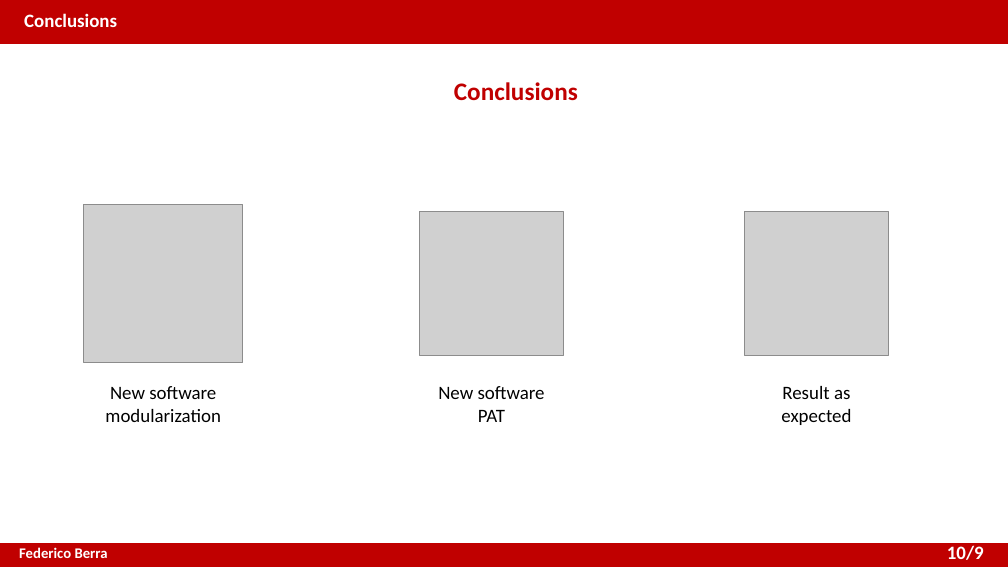
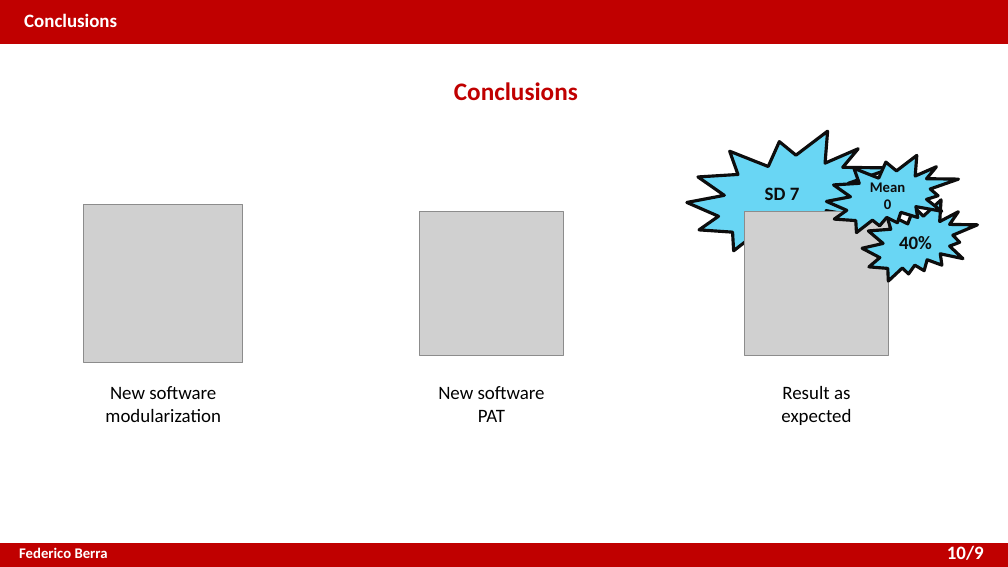
Before and after one commit to XaBerr/tesi-magistrale, a slide deck: slide 12 of presentazione_EN.pptx. Drawn at 1008x567 pixels with LibreOffice and Linux fonts; fonts in the diff are those of the drawing; grey boxes stand for pictures. Boxes give left, top, right and bottom in pixels: in the first picture for what was removed or moved away, otherwise in the second. Text is boxed around its words. In the diff, an @@ line names an element or a change of style, - is before the commit and + after.

Commit message:
Aggiunte alcune correzioni alle slide

```diff
--- a/presentazione_EN.pptx
+++ b/presentazione_EN.pptx
@@ irregular seal added at (x1=687, y1=132, x2=893, y2=251), fill #69D6F4, outline #0D0D0D 3 pt, 18 pt, text #0D0D0D, bold @@
+SD 7
@@ irregular seal added at (x1=827, y1=156, x2=959, y2=233), fill #69D6F4, outline #0D0D0D 3 pt, 14 pt, text #0D0D0D, bold @@
+Mean 0
@@ irregular seal added at (x1=862, y1=200, x2=978, y2=281), fill #69D6F4, outline #0D0D0D 3 pt, 18 pt, text #0D0D0D, bold @@
+40%
```
